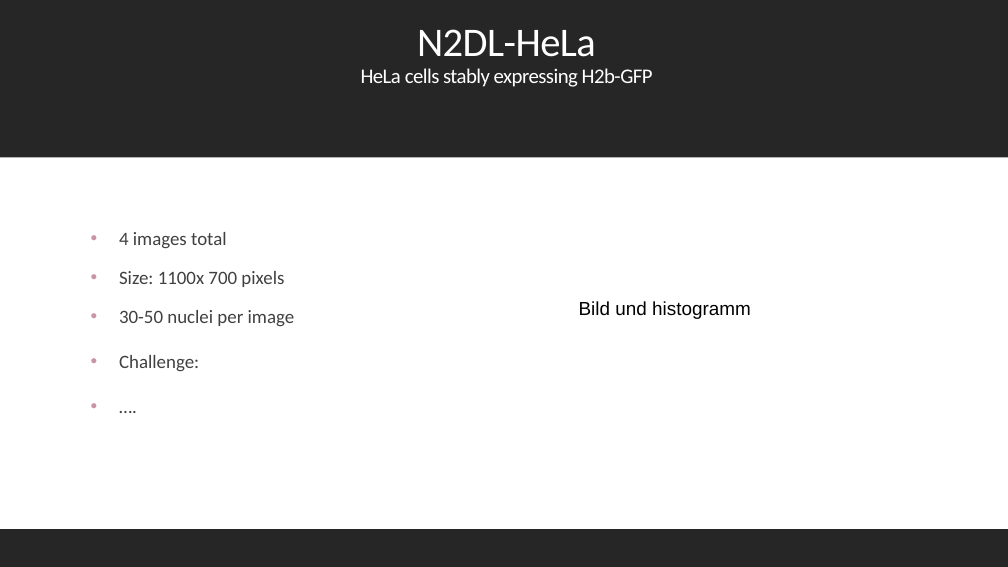
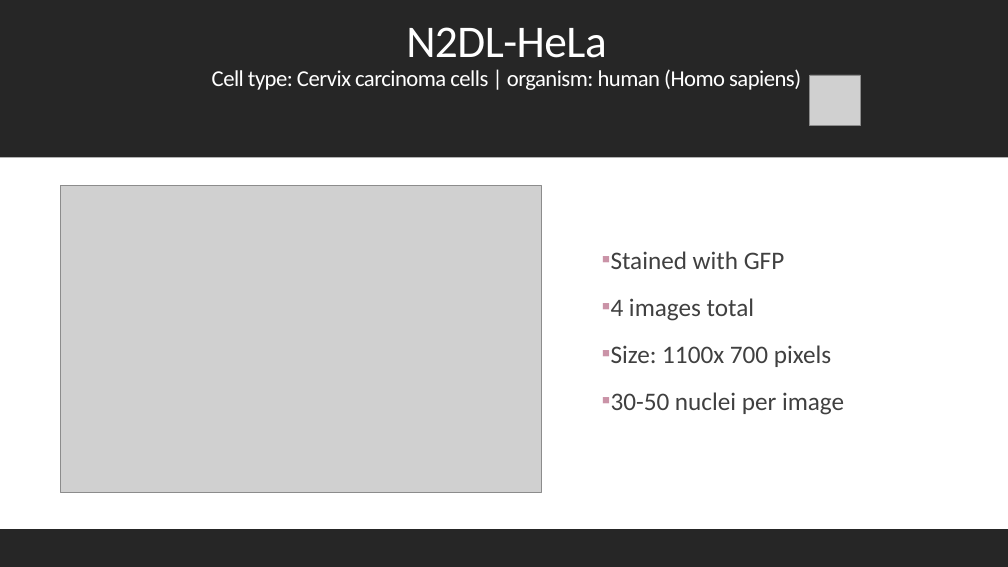
Before and after one commit to datascience-mobi-2022/2022-topic-01-team-04, a slide deck: slide 5 of presentation/layout(2).pptx. Drawn at 1008x567 pixels with LibreOffice and Linux fonts; fonts in the diff are those of the drawing; grey boxes stand for pictures. Boxes give left, top, right and bottom in pixels: in the first picture for what was removed or moved away, otherwise in the second. Text is boxed around its words. In the diff, an @@ line names an element or a change of style, - is before the commit and + after.

```diff
--- a/presentation/layout(2).pptx
+++ b/presentation/layout(2).pptx
@@ title at (212,27,801,90): text changed; size 19.8 to 21.6 pt @@
-N2DL-HeLa
-HeLa cells stably expressing H2b-GFP
+N2DL-HeLa
+Cell type: Cervix carcinoma cells | organism: human (Homo sapiens)
@@ picture added at (810,75,861,126) @@
@@ picture added at (60,185,541,492) @@
@@ text "Stained with GFP": place and size @@
-text "Stained with GFP" at (119,232,295,372)
+text "Stained with GFP" at (611,251,844,415)
@@ text at (611,251,784,269): paragraph added @@
+▪ Stained with GFP
@@ text at (611,298,844,415): size 18 to 24 pt in "4 images total", "Size: 1100x 700 pixels", "30-50 nuclei per image"; bullet • to ▪ @@
@@ text removed at (579,301,751,319) @@
-Bild und histogramm
@@ text at (119,355,199,372): paragraphs removed @@
-• Challenge:
-• ….
```
Also in this commit, not shown: 2 other slides changed, 5 slides added, 1 slide removed.
